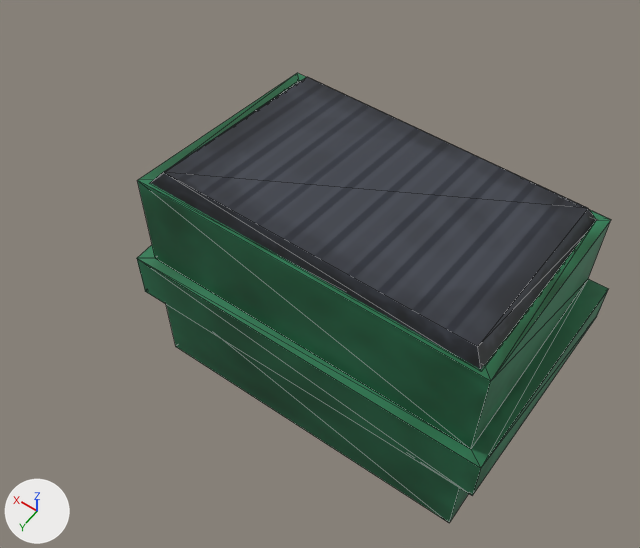
What one commit did to the glTF model Interactables/Furnitures/Dumpster/dumpster.gltf.
The view is the same before and after, from a camera (50 mm lens) standing at (-1.85, 3.18, 5.62) and looking at (0.05, 0.53, 1.45). The axes (+X, +Y, +Z) are drawn at lower left. The lights are the same throughout. Mesh edges are drawn as thin lines.

In view in the first picture: 'Dumpster', 'DumpsterOpener'.
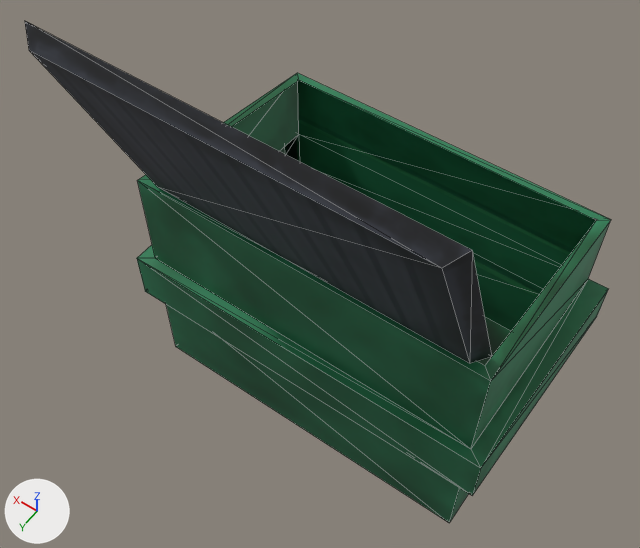
Changed parts and their boxes (x1, y1, x2, y2) in the pictures (640 x 548 px):
```json
{"object": "DumpsterOpener", "change": "turned", "before": [150, 77, 596, 370], "after": [25, 21, 492, 364]}
```

The change, as JSON lines over the scene's bpy script:
```json
{"op": "set", "path": "ob_dumpsteropener.rotation_euler", "old": "(0.175, 0.0, 0.0)", "new": "(-1.962, 0.0, 0.0)", "note": "degrees (10, 0, 0) -> degrees (-112, 0, 0)"}
```
